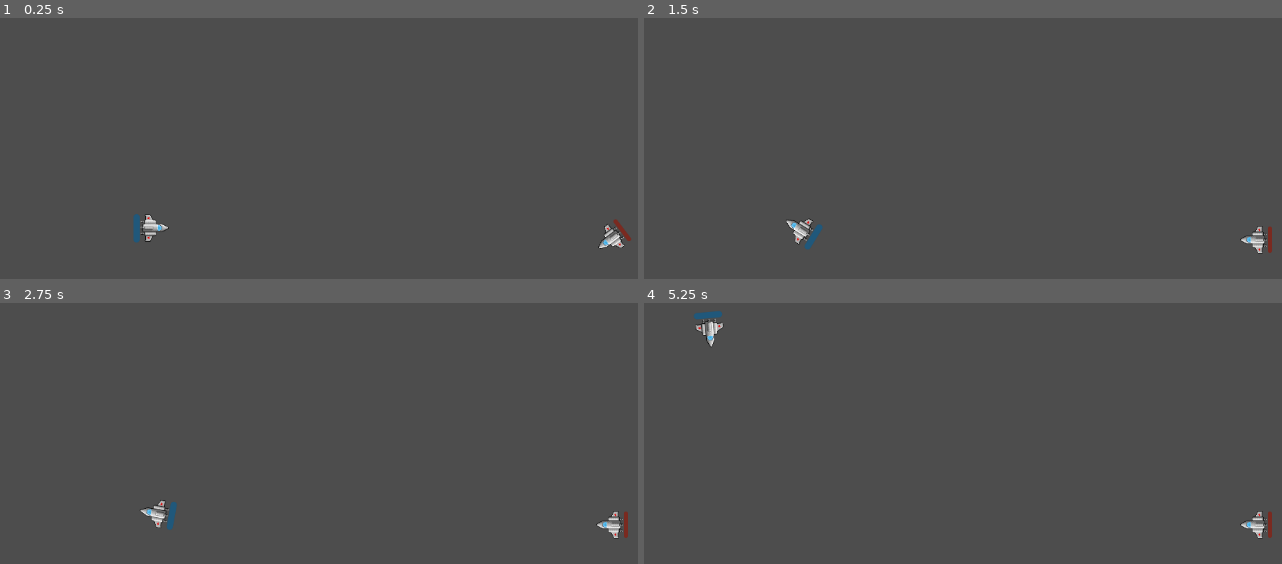
Above: before the commit, frames 1-4 (two rows, left to right).
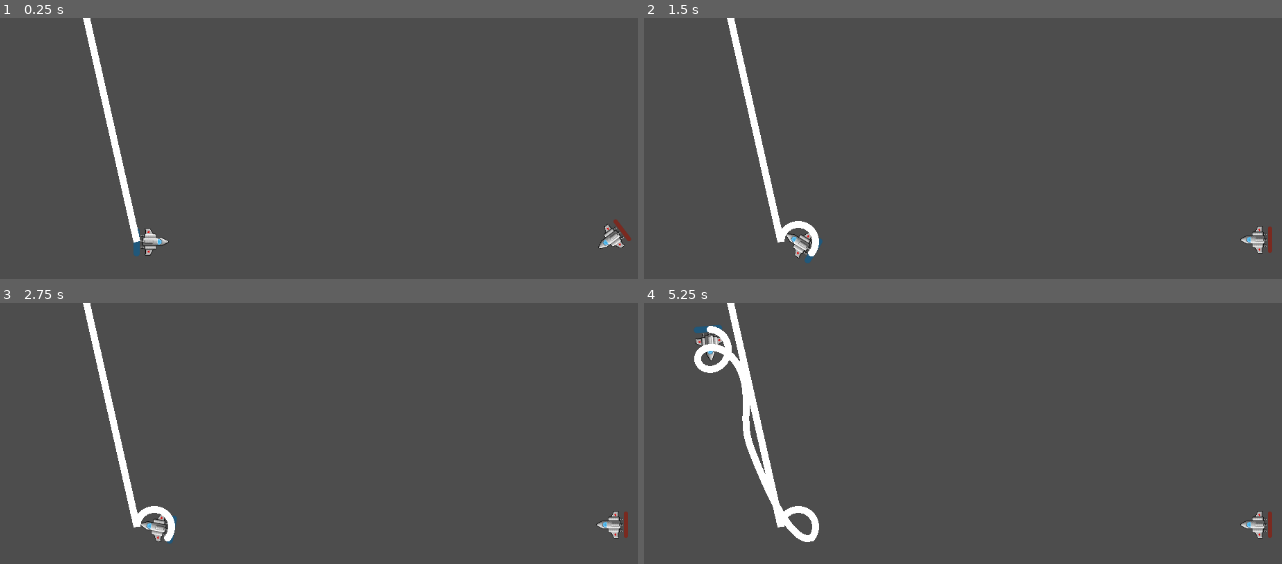
Above: after the commit, the same moments.

Repository: GreatSandwiches/Orbital-Obliteration
Game: Godot game, scene res://Scenes/level.tscn
Same seed, same stepped clock (60 frames per second), same inputs: the game is played once before the commit and once after it.
Inputs:
- Up to frame 1 (0.25 s): no input
- Up to frame 2 (1.5 s): hold Right (ui_right) 0.53-1.28 s; hold Left (ui_left) from 1.28 s (still down)
- Up to frame 3 (2.75 s): release Left (ui_left) at 2.03 s; hold Right (ui_right) from 2.03 s (still down)
- Up to frame 4 (5.25 s): release Right (ui_right) at 2.78 s; hold Up (ui_up) 2.78-3.53 s; hold Left (ui_left) from 3.53 s (still down)

The runs differ from the first frame. In frame 1, 1.4% of the frame differs, in the area x 13-27%, y 0-92%; in frame 2, 1.7%; in frame 3, 1.6%; in frame 4, 2.9%, in the area x 7-28%, y 0-92%.

Commit message:
Basic functioning trail implemented

Diff:
--- a/Scenes/level.tscn
+++ b/Scenes/level.tscn
@@ -1,16 +1,17 @@
-[gd_scene load_steps=4 format=3 uid="uid://djh2642nqf640"]
+[gd_scene load_steps=5 format=3 uid="uid://djh2642nqf640"]
 
-[ext_resource type="Script" path="res://Scenes/level.gd" id="1_ny81s"]
-[ext_resource type="PackedScene" uid="uid://cko4ofiuwlv6j" path="res://Scenes/player1.tscn" id="1_qkieh"]
+[ext_resource type="Script" path="res://Scripts/level.gd" id="1_ny81s"]
 [ext_resource type="PackedScene" uid="uid://bi0oghkdlwk23" path="res://Scenes/player2.tscn" id="2_dt80m"]
+[ext_resource type="PackedScene" uid="uid://cko4ofiuwlv6j" path="res://Scenes/player1.tscn" id="4_34b2e"]
+[ext_resource type="PackedScene" uid="uid://b07vwngjvg1ef" path="res://Scenes/p1_trail.tscn" id="4_52232"]
 
 [node name="Node2D" type="Node2D"]
 script = ExtResource("1_ny81s")
 metadata/_edit_horizontal_guides_ = [650.0, 3.0]
 metadata/_edit_vertical_guides_ = [1140.0, 1150.0]
 
-[node name="Player" parent="." instance=ExtResource("1_qkieh")]
-position = Vector2(232, 304)
+[node name="Player" parent="." instance=ExtResource("4_34b2e")]
+position = Vector2(232, 324)
 
 [node name="CharacterBody2D" parent="." instance=ExtResource("2_dt80m")]
 position = Vector2(889, 322)
@@ -21,3 +22,5 @@
 limit_top = 0
 limit_right = 1150
 limit_bottom = 650
+
+[node name="Node2D" parent="." instance=ExtResource("4_52232")]
--- /dev/null
+++ b/Scenes/p1_trail.tscn
@@ -0,0 +1,13 @@
+[gd_scene load_steps=2 format=3 uid="uid://b07vwngjvg1ef"]
+
+[ext_resource type="Script" path="res://Scripts/P1_trail.gd" id="1_rtxnf"]
+
+[node name="Node2D" type="Node2D"]
+
+[node name="P1_trail_line" type="Line2D" parent="."]
+position = Vector2(-121, 58)
+points = PackedVector2Array(121, -58)
+joint_mode = 2
+begin_cap_mode = 2
+end_cap_mode = 2
+script = ExtResource("1_rtxnf")
--- a/Scenes/player1.tscn
+++ b/Scenes/player1.tscn
@@ -62,11 +62,4 @@
 fill_mode = 3
 show_percentage = false
 
-[node name="Line2D" type="Line2D" parent="."]
-position = Vector2(-33, 1)
-points = PackedVector2Array(0, -1)
-joint_mode = 2
-begin_cap_mode = 2
-end_cap_mode = 2
-
 [connection signal="area_entered" from="Area2D" to="." method="_hit"]
--- /dev/null
+++ b/Scripts/P1_trail.gd
@@ -0,0 +1,13 @@
+extends Line2D
+
+@onready var global = get_node("/root/Global")
+
+# Called when the node enters the scene tree for the first time.
+func _ready():
+	global_position = Vector2(0,0)
+
+
+# Called every frame. 'delta' is the elapsed time since the previous frame.
+func _process(delta):
+	global_position = Vector2(0,0)
+	add_point(global.p1_location, -1)
--- /dev/null
+++ b/Scripts/global.gd
@@ -0,0 +1,12 @@
+extends Node
+
+var p1_location = 0
+
+# Called when the node enters the scene tree for the first time.
+func _ready():
+	pass # Replace with function body.
+
+
+# Called every frame. 'delta' is the elapsed time since the previous frame.
+func _process(delta):
+	pass
--- /dev/null
+++ b/Scripts/level.gd
@@ -0,0 +1,8 @@
+
+
+extends Node2D
+
+@onready var camera = get_node("Camera2D")
+
+func _ready():
+	CameraLimits.set_limits(camera.limit_left, camera.limit_right, camera.limit_top, camera.limit_bottom)
--- a/Scripts/player1.gd
+++ b/Scripts/player1.gd
@@ -11,6 +11,7 @@
 var shoot_cooldown = 0.5
 var health = 100
 var score = 0
+@onready var global = get_node("/root/Global")
 
 func _ready():
 	print(rotation_degrees)
@@ -48,7 +49,7 @@
 	can_shoot = true
 
 func _process(delta):
-	print(position)
+	print(global.p1_location)
 	# Constrain the player's position within the camera limits
 	position.x = clamp(position.x, CameraLimits.limit_left, CameraLimits.limit_right)
 	position.y = clamp(position.y, CameraLimits.limit_top, CameraLimits.limit_bottom)
@@ -70,6 +71,9 @@
 	#old
 	#shipvectorbackward.x = 0.00001 * (pow((shipvector.x), 3))
 	#shipvectorbackward.y = 0.00001 * (pow((shipvector.y), 3))
+
+	#current position identifier for use with trail
+	global.p1_location = -25 * transform.x + position
 
 	velocity = 500 * shipvector
 
--- a/project.godot
+++ b/project.godot
@@ -18,6 +18,7 @@
 [autoload]
 
 CameraLimits="*res://Scripts/CameraLimits.gd"
+Global="*res://Scripts/global.gd"
 
 [input]
 
